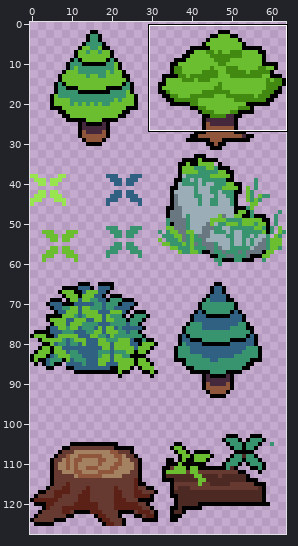
Two versions of one sprite sheet, Assets/Art/Tilesets/ForestObjects.png. The first picture is a wide view before the edit; the outline marks the close-up.
Close-up. Before the commit:
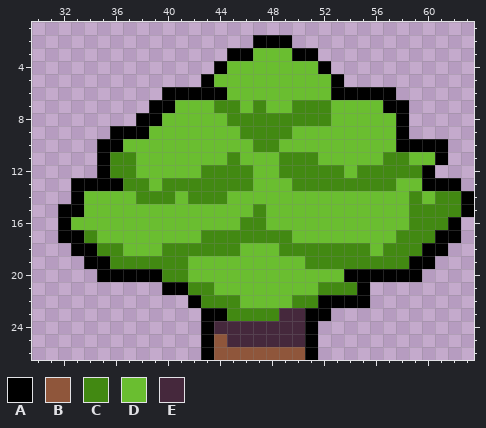
The file is 64x128 pixels. Shown: x 30..63, y 1..26. The commit also changed other parts of the picture, which this record leaves out.
Palette (. is transparent): A #000000  B #8f563b  C #428912  D #6abe30  E #45283c
Pixels before, first column x 32:
 2 ...............AAA..............
 3 .............AADDDAA............
 4 ............ADDDDDDDA...........
 5 ...........ADDDDDDDDDA..........
 6 ........AAAAADDDDDDDDAAAAA......
 7 .......AADDDCCDCDDCCCDDDDAA.....
 8 ......AADDDDDCCCCCCCCDDDDDA.....
 9 ....AAADDDDDDDCCCCDDDDDDDDA.....
10 ...AADDDDDDDDDDCCDDDDDDDDDAAAA..
11 ...ACCDDDDDDDCDDDCCCDDDDDCCDDA..
12 ...ACCDDDDDCCCCDDCCCCCDCCCCCA...
13 .AAAACCDCCCCCCCDDDCCCCCCCCDDAAA.
14 .ADDDDCCCDCCCDDDDDDDDDDDDDDCDCCA
15 AADDDDDDDDDDDDDCDDDDDDDDDDDCCCCA
16 ADDDDDDDDDDDDDCCDDDDDDDDDDDCCCA.
17 AACDDDDDDDDCCCCCCCDDDDDDDDCCCAA.
18 .AACCDDDCCCCCCDDDCCCCCCCDCCCAA..
19 ..AACCCCCCDDDDDDDDDCCCCCCCCAA...
20 ...AAAAACCDDDDDDDDDDDDAAAAAA....
21 ........AACCDDDDDDDDCCCA........
22 ..........ACCCDDDDCCAAAA........
23 ...........AACCCCEEAA...........
24 ...........AEEEEEEEA............
25 ...........ABEEEEEEA............
26 ...........ABBBBBBBA............
The result:
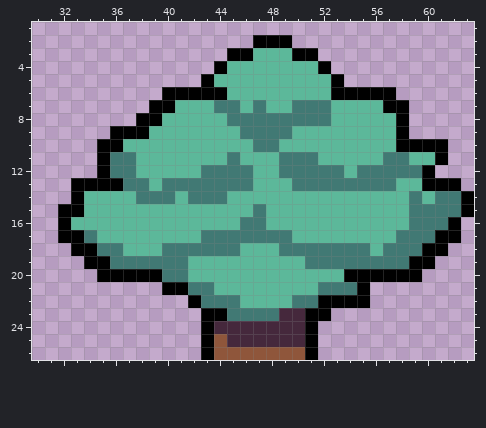
What changed:
colour C: #428912 -> #417974
colour D: #6abe30 -> #5cb89a
Where, in picture pixels (left, top, right, bottom), the same in both close-ups:
changed: (71, 48, 461, 321)
